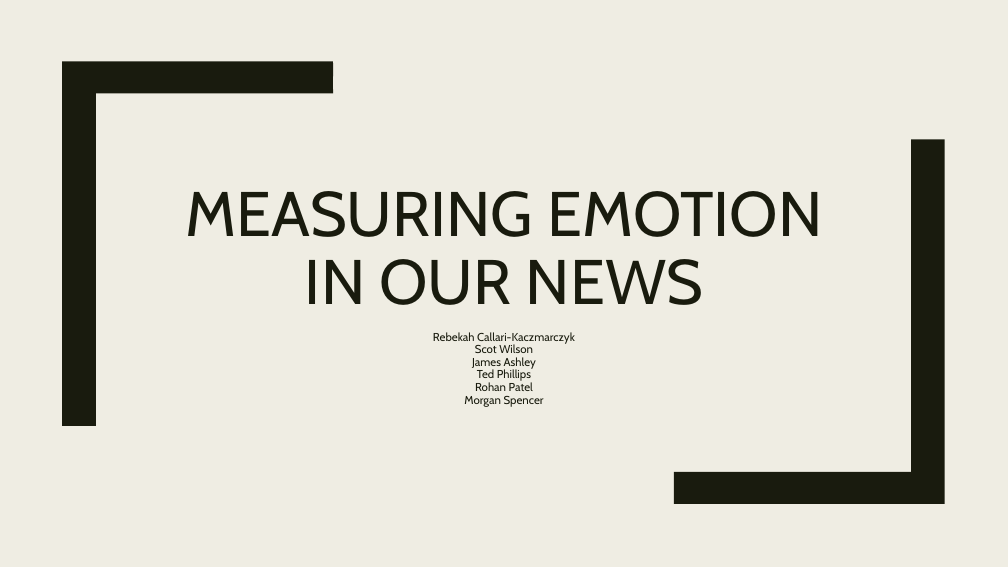
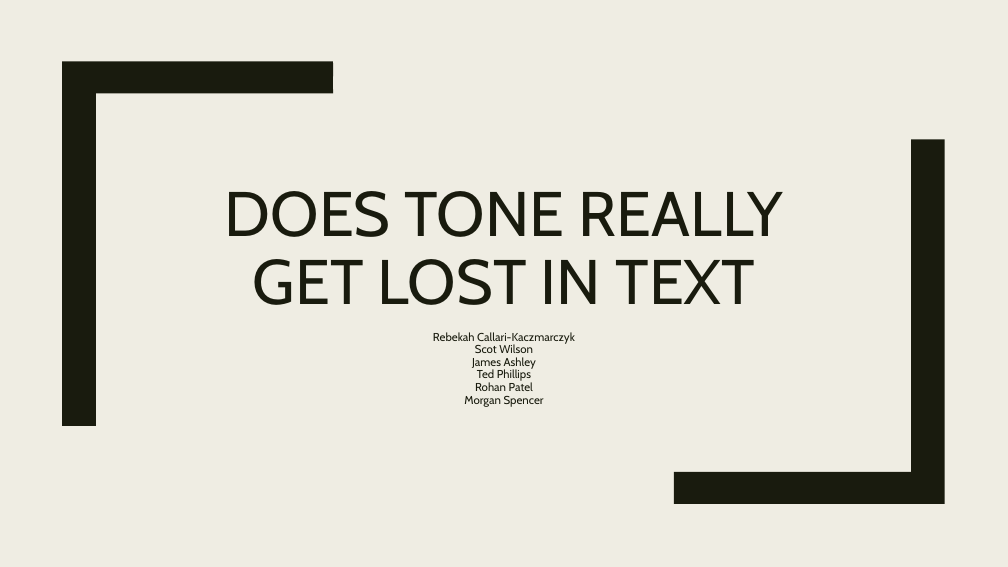
Before and after one commit to James-Ashley/sentiment_analysis, a slide deck: slide 1 of Group_project_deck.pptx. Drawn at 1008x567 pixels with LibreOffice and Linux fonts; fonts in the diff are those of the drawing; background and template pictures are left out. Boxes give left, top, right and bottom in pixels: in the first picture for what was removed or moved away, otherwise in the second. Text is boxed around its words. In the diff, an @@ line names an element or a change of style, - is before the commit and + after.

```diff
--- a/Group_project_deck.pptx
+++ b/Group_project_deck.pptx
@@ rectangle added at (x1=0, y1=0, x2=1008, y2=566), fill #EFEDE3 at 92% opacity @@
@@ title at (x1=225, y1=191, x2=783, y2=305): text changed @@
-MEASURING EMOTION IN OUR NEWS
+DOES TONE REALLY GET LOST IN TEXT
```
Also in this commit, not shown: 3 other slides changed, 8 slides added, 5 slides removed.
